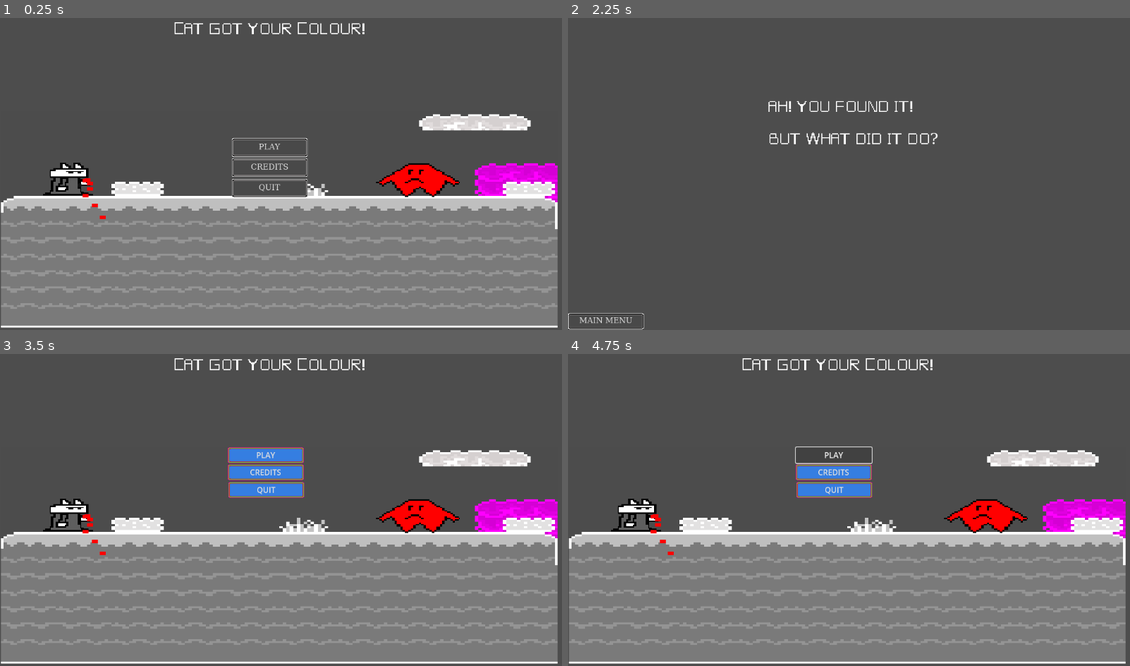
Above: before the commit, frames 1-4 (two rows, left to right).
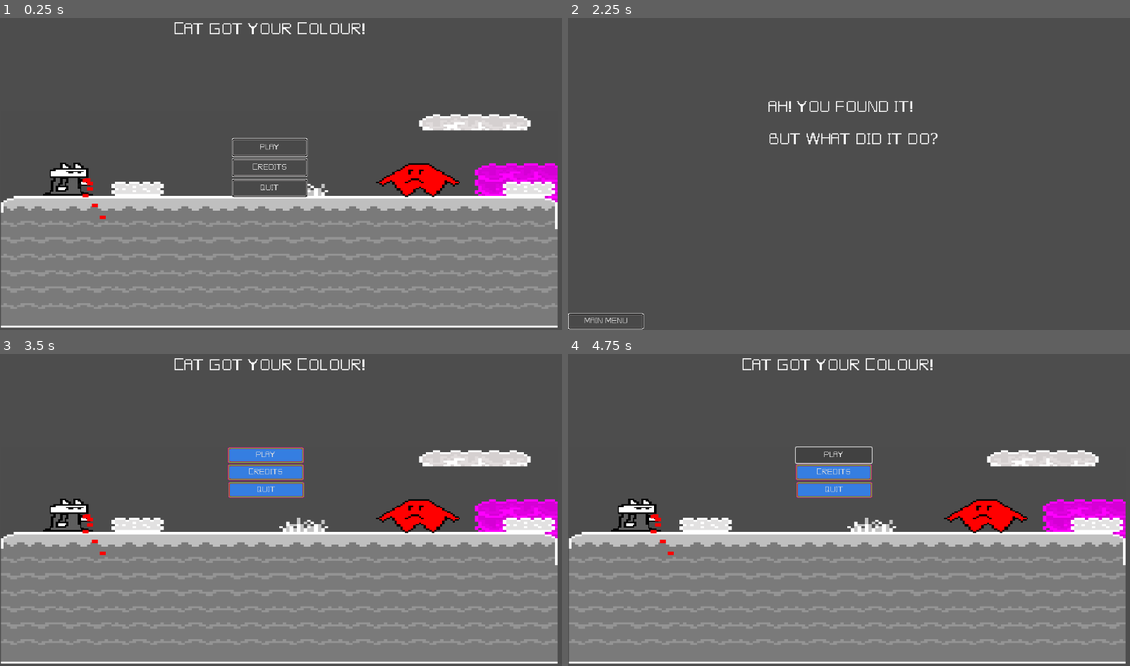
Above: after the commit, the same moments.

Repository: MidnightWolfe/Github-Game-Jam-2024
Game: Godot game, scene res://main_menu.tscn
Two runs of this game, one before a commit and one after it. Both use one fixed random seed, a clock stepped at 60 frames per second and the inputs below.
Inputs (mouse positions are in pixels of both pictures, inside the frame that each line leads up to):
- Up to frame 1 (0.25 s): no input
- Up to frame 2 (2.25 s): click "CREDITS" at 0.5 s; click "MAIN MENU" at 1.25 s; click (646, 186) at 2 s
- Up to frame 3 (3.5 s): click "MAIN MENU" at 2.75 s
- Up to frame 4 (4.75 s): click "PLAY" at 3.5 s; click "PLAY" at 4.25 s

The runs differ from the first frame. In frame 1, 0.1% of the frame differs, in the area x 44-52%, y 40-56%; in frame 2, 0.1%; in frame 3, 0.2%, in the area x 44-51%, y 31-46%; in frame 4, 0.2%.

Commit message:
Fixed font on buttons

Diff:
--- a/gamejam/credits.tscn
+++ b/gamejam/credits.tscn
@@ -21,6 +21,7 @@
 offset_right = 158.0
 offset_bottom = 639.0
 theme = ExtResource("2_ripad")
+theme_override_fonts/font = ExtResource("3_k28co")
 text = "MAIN MENU
 "
 
--- a/gamejam/death_menu.tscn
+++ b/gamejam/death_menu.tscn
@@ -20,6 +20,7 @@
 offset_right = 663.0
 offset_bottom = 297.0
 theme = ExtResource("1_24iem")
+theme_override_fonts/font = ExtResource("3_ib81h")
 text = "RETRY"
 
 [node name="Main Menu" type="Button" parent="."]
@@ -32,6 +33,7 @@
 offset_right = 654.936
 offset_bottom = 334.112
 theme = ExtResource("1_24iem")
+theme_override_fonts/font = ExtResource("3_ib81h")
 text = "MAIN MENU"
 
 [node name="Quit" type="Button" parent="."]
@@ -41,6 +43,7 @@
 offset_right = 663.0
 offset_bottom = 379.0
 theme = ExtResource("1_24iem")
+theme_override_fonts/font = ExtResource("3_ib81h")
 text = "QUIT"
 
 [node name="YouDied" type="RichTextLabel" parent="."]
--- a/gamejam/main_menu.tscn
+++ b/gamejam/main_menu.tscn
@@ -32,6 +32,7 @@
 offset_right = 629.0
 offset_bottom = 294.0
 theme = ExtResource("2_dvf40")
+theme_override_fonts/font = ExtResource("4_2er76")
 text = "PLAY"
 
 [node name="Credits" type="Button" parent="."]
@@ -41,6 +42,7 @@
 offset_right = 629.0
 offset_bottom = 335.0
 theme = ExtResource("2_dvf40")
+theme_override_fonts/font = ExtResource("4_2er76")
 text = "CREDITS"
 
 [node name="Quit" type="Button" parent="."]
@@ -50,6 +52,7 @@
 offset_right = 629.0
 offset_bottom = 377.0
 theme = ExtResource("2_dvf40")
+theme_override_fonts/font = ExtResource("4_2er76")
 text = "QUIT"
 
 [node name="Title" type="RichTextLabel" parent="."]
--- a/gamejam/main_menu_coloured.tscn
+++ b/gamejam/main_menu_coloured.tscn
@@ -41,6 +41,7 @@
 offset_right = 621.0
 offset_bottom = 233.0
 theme = ExtResource("3_h0epg")
+theme_override_fonts/font = ExtResource("2_i8hcl")
 text = "PLAY"
 
 [node name="Credits" type="Button" parent="."]
@@ -50,6 +51,7 @@
 offset_right = 621.0
 offset_bottom = 268.0
 theme = ExtResource("3_h0epg")
+theme_override_fonts/font = ExtResource("2_i8hcl")
 text = "CREDITS"
 
 [node name="Quit" type="Button" parent="."]
@@ -59,4 +61,5 @@
 offset_right = 622.0
 offset_bottom = 304.0
 theme = ExtResource("3_h0epg")
+theme_override_fonts/font = ExtResource("2_i8hcl")
 text = "QUIT"
--- a/gamejam/pause_menu.tscn
+++ b/gamejam/pause_menu.tscn
@@ -1,7 +1,8 @@
-[gd_scene load_steps=3 format=3 uid="uid://che76syghnp7j"]
+[gd_scene load_steps=4 format=3 uid="uid://che76syghnp7j"]
 
 [ext_resource type="Script" path="res://pause_menu.gd" id="1_7wsw0"]
 [ext_resource type="Theme" uid="uid://blfavfe01gtm7" path="res://Themes/BasicButton.tres" id="2_itu22"]
+[ext_resource type="FontFile" uid="uid://duijj1wrubrvq" path="res://Pixel.ttf" id="3_1588m"]
 
 [node name="PauseMenu" type="Control"]
 layout_mode = 3
@@ -18,6 +19,7 @@
 offset_right = 155.0
 offset_bottom = 39.0
 theme = ExtResource("2_itu22")
+theme_override_fonts/font = ExtResource("3_1588m")
 text = "RESUME"
 
 [node name="Quit" type="Button" parent="."]
@@ -26,6 +28,7 @@
 offset_right = 155.0
 offset_bottom = 82.0
 theme = ExtResource("2_itu22")
+theme_override_fonts/font = ExtResource("3_1588m")
 text = "QUIT"
 
 [connection signal="pressed" from="Resume" to="." method="_on_resume_pressed"]
--- a/gamejam/secret_screen.tscn
+++ b/gamejam/secret_screen.tscn
@@ -19,6 +19,7 @@
 offset_right = 155.0
 offset_bottom = 646.0
 theme = ExtResource("2_bnlwv")
+theme_override_fonts/font = ExtResource("3_hbom5")
 text = "MAIN MENU"
 
 [node name="RichTextLabel" type="RichTextLabel" parent="."]
